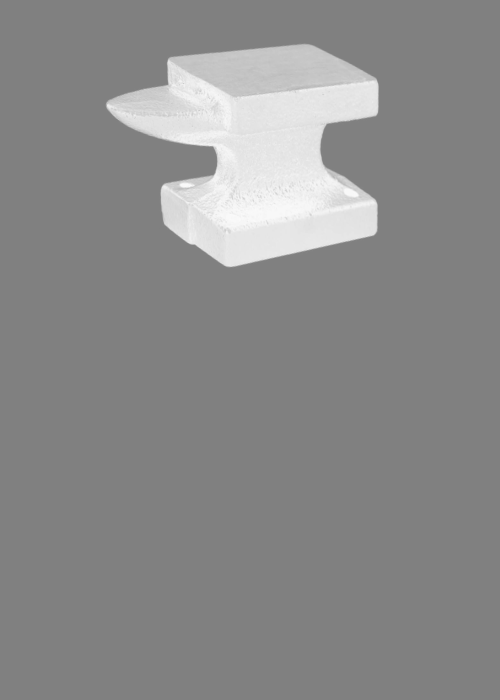
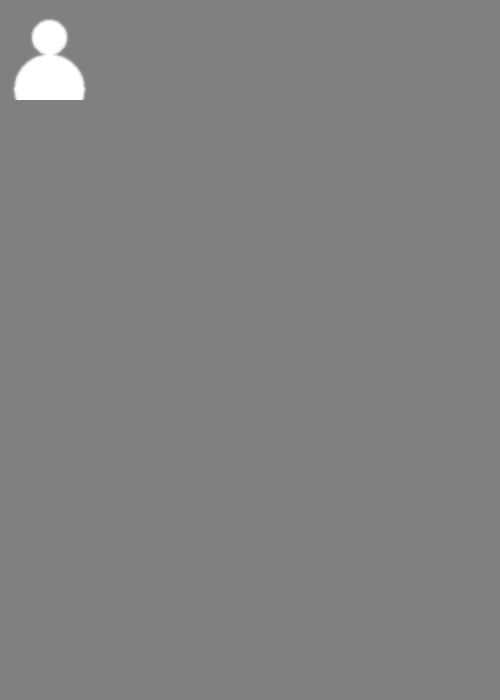
Layers edited between the first and the second 500×700 image:
added layer "IkonaLogin" above "Wklejona warstwa" over [11, 17, 88, 100]
hid "Wklejona warstwa", painted on it over [105, 43, 379, 268]
